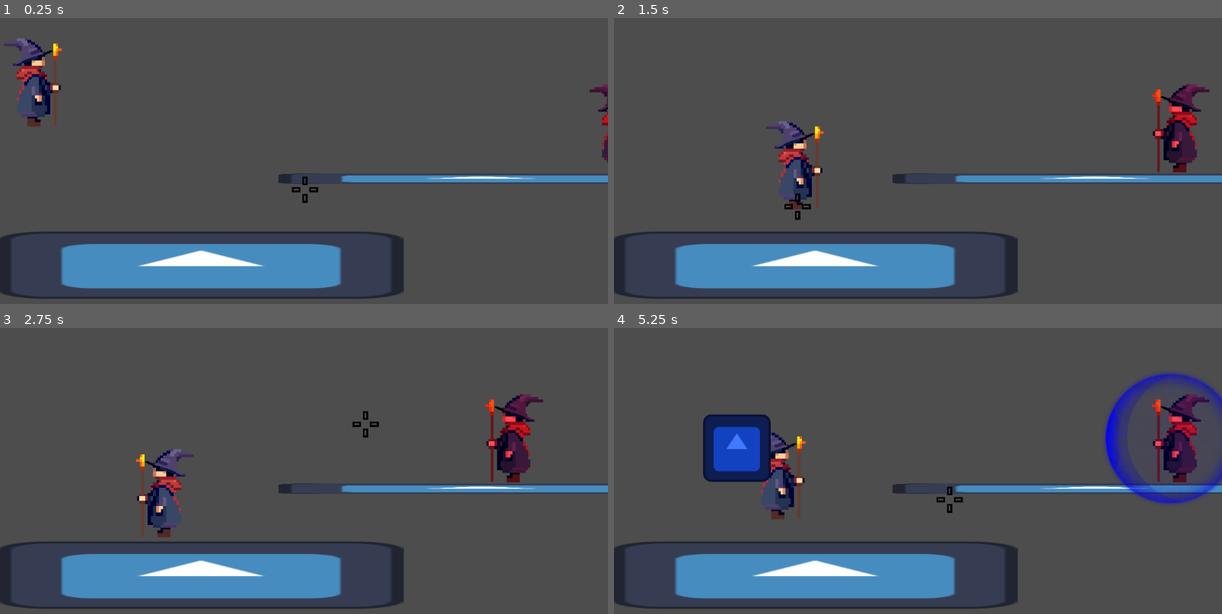
Above: before the commit, frames 1-4 (two rows, left to right).
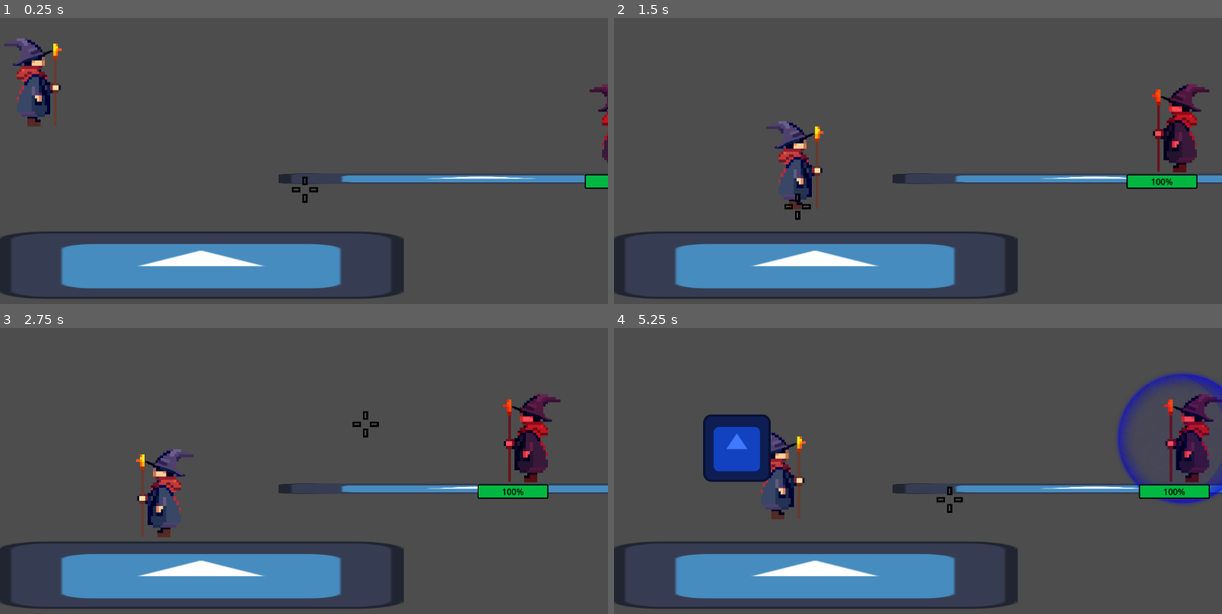
Above: after the commit, the same moments.

Repository: KyattPL/krolestwo-chorona
Game: Godot game, scene res://Scenes/TestLevel/test_level.tscn
Two runs of this game, one before a commit and one after it. Both use one fixed random seed, a clock stepped at 60 frames per second and the inputs below. The engine's default icon, where the game draws it, is replaced by a stand-in: a white triangle on a blue panel in a dark square.
Inputs (mouse positions are in pixels of both pictures, inside the frame that each line leads up to):
- Up to frame 1 (0.25 s): no input
- Up to frame 2 (1.5 s): move the mouse to (1051, 172) at 0.52 s; hold Right (move_right) from 0.53 s (still down); tap 4 (select_earth) at 0.6 s; tap Space (jump) at 0.77 s; move the mouse to (796, 206) at 1.27 s; tap 1 (select_fire) at 1.35 s
- Up to frame 3 (2.75 s): tap Space (jump) at 1.52 s; move the mouse to (364, 422) at 2.02 s; release Right (move_right) at 2.03 s; hold Left (move_left) from 2.03 s (still down); tap 3 (select_lightning) at 2.1 s
- Up to frame 4 (5.25 s): move the mouse to (887, 568) at 2.77 s; release Left (move_left) at 2.78 s; hold Right (move_right) 2.78-4.28 s; tap 2 (select_water) at 2.85 s; tap Space (jump) at 3.02, 3.77, 4.52 s; move the mouse to (1100, 551) at 3.52 s; hold Shift (shield) 3.53-4.28 s; move the mouse to (735, 448) at 4.27 s; hold Left (move_left) 4.28-5.03 s; click (735, 448) at 4.35 s; move the mouse to (948, 499) at 5.02 s; hold Right (move_right) from 5.03 s (still down); tap 4 (select_earth) at 5.1 s

The runs differ from the first frame. In frame 1, 0.2% of the frame differs, in the area x 96-100%, y 54-60%; in frame 2, 0.6%; in frame 3, 2.9%; in frame 4, 4.1%, in the area x 80-100%, y 15-62%.

Commit message:
Added a healthbar for an enemy

Diff:
--- a/Scenes/Enemy/enemy.gd
+++ b/Scenes/Enemy/enemy.gd
@@ -2,13 +2,14 @@
 
 var gravity = ProjectSettings.get_setting("physics/2d/default_gravity")
 @export var speed = 200
-@export var health = 130
+@export var maxHealth = 130
 @export var bulletSpeed = 200
 @export var bulletScene: PackedScene
 
 var facingLeft: bool = false
 var fightVelocity: float = 0.0
 var isShielded: bool = false
+var health: float
 
 enum SPELL { NONE, FIRE, WATER, LIGHTNING, EARTH }
 
@@ -19,6 +20,12 @@
 enum STATE { PATROL, SHOOT, FIGHT_MOVE, SHIELD }
 
 var currentState: STATE = STATE.PATROL
+
+func _init():
+	health = maxHealth
+
+func _ready():
+	$HealthUI/Healthbar.set_modulate(Color.from_hsv(100 / 255.0, 1, 0.72))
 
 func _physics_process(delta):
 	match currentState:
@@ -76,7 +83,9 @@
 func detect_turn_around():
 	if not $GroundRayCast.is_colliding() and is_on_floor():
 		facingLeft = !facingLeft
-		scale.x = -scale.x
+		$Sprite2D.flip_h = facingLeft
+		$GroundRayCast.position.x = 47 if !facingLeft else -77
+		$PlayerDetector.position.x = 0 if !facingLeft else -475
 
 func got_hit(damage, spellType):
 	if isShielded:
@@ -88,6 +97,11 @@
 				$Shield.visible = false
 	else:
 		health -= damage
+		var percentRemaining = round((health / maxHealth) * 100)
+		print(percentRemaining)
+		var newHue = percentRemaining / 255.0
+		$HealthUI/Healthbar.value = percentRemaining
+		$HealthUI/Healthbar.set_modulate(Color.from_hsv(newHue, 1, 0.72))
 		if health <= 0:
 			queue_free()
 
--- a/Scenes/Enemy/enemy.tscn
+++ b/Scenes/Enemy/enemy.tscn
@@ -10,6 +10,32 @@
 
 [sub_resource type="RectangleShape2D" id="RectangleShape2D_wbt2x"]
 size = Vector2(363.5, 272.5)
+
+[sub_resource type="Theme" id="Theme_arav4"]
+
+[sub_resource type="StyleBoxFlat" id="StyleBoxFlat_tbu2q"]
+bg_color = Color(0.6, 0.6, 0.6, 0.215686)
+border_width_left = 2
+border_width_top = 2
+border_width_right = 2
+border_width_bottom = 2
+border_color = Color(0, 0, 0, 1)
+corner_radius_top_left = 2
+corner_radius_top_right = 2
+corner_radius_bottom_right = 2
+corner_radius_bottom_left = 2
+
+[sub_resource type="StyleBoxFlat" id="StyleBoxFlat_bvr32"]
+bg_color = Color(1, 1, 1, 1)
+border_width_left = 2
+border_width_top = 2
+border_width_right = 2
+border_width_bottom = 2
+border_color = Color(0, 0, 0, 1)
+corner_radius_top_left = 2
+corner_radius_top_right = 2
+corner_radius_bottom_right = 2
+corner_radius_bottom_left = 2
 
 [node name="Enemy" type="CharacterBody2D"]
 collision_layer = 8
@@ -52,6 +78,36 @@
 scale = Vector2(0.476619, 0.476619)
 texture = ExtResource("4_or6bx")
 
+[node name="HealthUI" type="Control" parent="."]
+layout_mode = 3
+anchors_preset = 0
+offset_left = -36.0
+offset_top = 80.0
+offset_right = 4.0
+offset_bottom = 120.0
+metadata/_edit_group_ = true
+
+[node name="Healthbar" type="ProgressBar" parent="HealthUI"]
+layout_mode = 1
+anchors_preset = 8
+anchor_left = 0.5
+anchor_top = 0.5
+anchor_right = 0.5
+anchor_bottom = 0.5
+offset_left = -67.0
+offset_top = -13.5
+offset_right = 67.0
+offset_bottom = 13.5
+grow_horizontal = 2
+grow_vertical = 2
+theme = SubResource("Theme_arav4")
+theme_override_colors/font_color = Color(0, 0, 0, 1)
+theme_override_colors/font_shadow_color = Color(0, 0, 0, 1)
+theme_override_colors/font_outline_color = Color(0, 0, 0, 1)
+theme_override_styles/background = SubResource("StyleBoxFlat_tbu2q")
+theme_override_styles/fill = SubResource("StyleBoxFlat_bvr32")
+value = 100.0
+
 [connection signal="body_entered" from="PlayerDetector" to="." method="_on_player_detector_body_entered"]
 [connection signal="body_exited" from="PlayerDetector" to="." method="_on_player_detector_body_exited"]
 [connection signal="timeout" from="StateChangeTimer" to="." method="_on_state_change_timer_timeout"]
--- /dev/null
+++ b/Scenes/UI/Healthbar/healthbar.tscn
@@ -0,0 +1,8 @@
+[gd_scene format=3 uid="uid://bjueivm03bxnv"]
+
+[node name="healthbar" type="TextureProgressBar"]
+anchors_preset = 15
+anchor_right = 1.0
+anchor_bottom = 1.0
+grow_horizontal = 2
+grow_vertical = 2
Not shown: 1 places in Scenes/Enemy/enemy.tscn that only renumber resources
